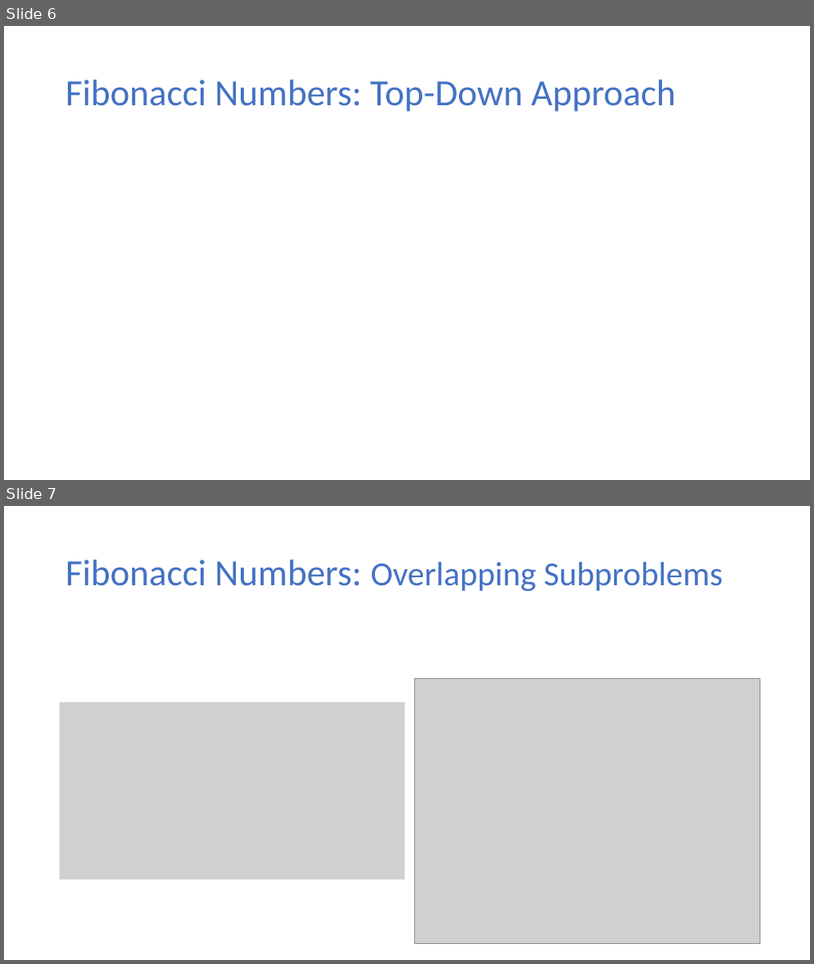
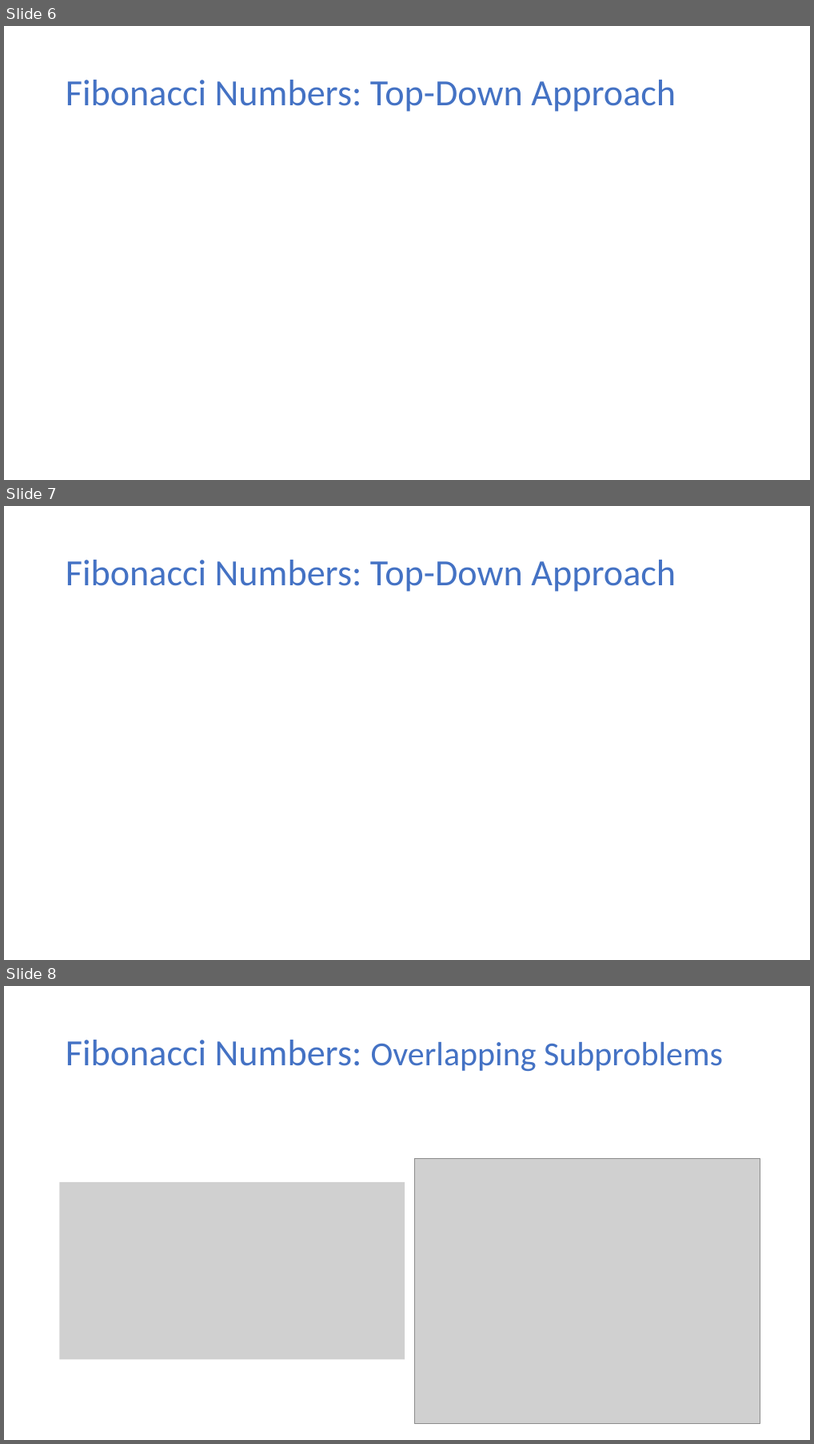
Before and after one commit to ekkapotc/EA, a slide deck: Lectures/Lecture 7.pptx. Shown one above the other, each under a label of ours: slides 6 and 7 before the commit, slides 6, 7 and 8 after it. The pictures are 814x964 and 814x1444 pixels, drawn with LibreOffice and Linux fonts; fonts in the diff are those of the drawing; grey boxes stand for pictures. Boxes give left, top, right and bottom in pixels: in the first picture for what was removed or moved away, otherwise in the second. Text is boxed around its words. In the diff, an @@ line names an element or a change of style, - is before the commit and + after.

```diff
--- a/Lectures/Lecture 7.pptx
+++ b/Lectures/Lecture 7.pptx
@@ slide 7 added at [4,506,810,960], background #FFFFFF @@
@@ title added at [66,560,676,592], 44 pt, text #4472C4 @@
+Fibonacci Numbers: Top-Down Approach
@@ what was slide 7 is now slide 8 @@
```
Also in this commit, not shown: 3 slides changed, 1 other slide added, 1 other file.
